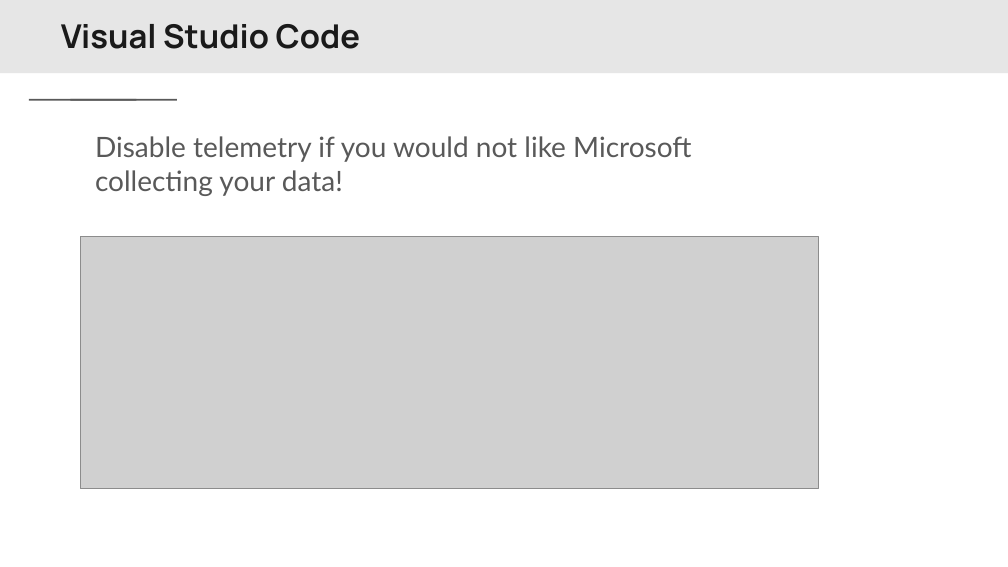
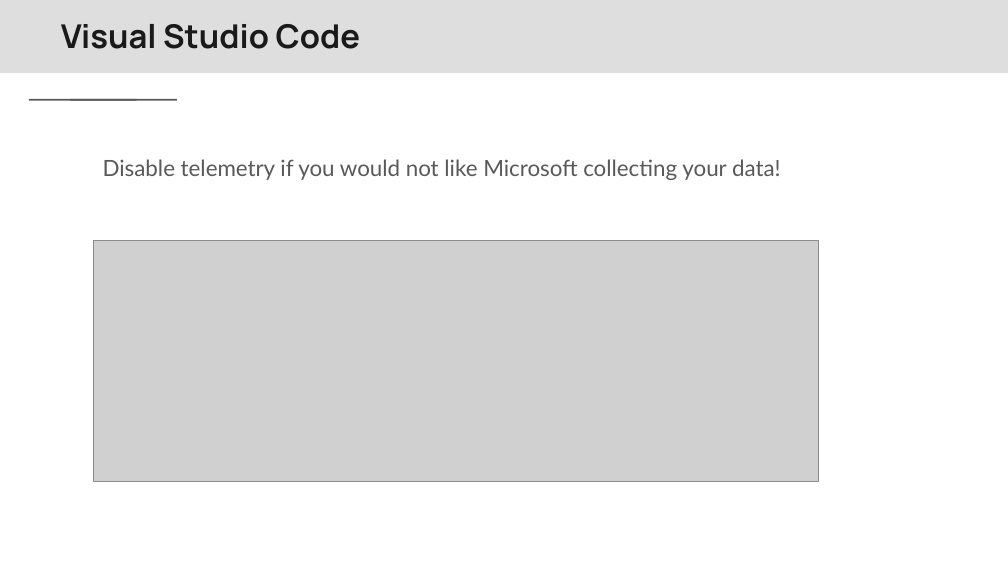
Before and after one commit to Center-for-Health-Data-Science/PythonTsunami, a slide deck: slide 3 of slides/Python Tsunami Local Installations vs code.pptx. Drawn at 1008x567 pixels with LibreOffice and Linux fonts; fonts in the diff are those of the drawing; grey boxes stand for pictures; background and template pictures are left out. Boxes give left, top, right and bottom in pixels: in the first picture for what was removed or moved away, otherwise in the second. Text is boxed around its words. In the diff, an @@ line names an element or a change of style, - is before the commit and + after.

```diff
--- a/slides/Python Tsunami Local Installations vs code.pptx
+++ b/slides/Python Tsunami Local Installations vs code.pptx
@@ text "Disable telemetry if you would ...": place and size @@
-text "Disable telemetry if you would ..." at bbox=[95, 136, 691, 196]
+text "Disable telemetry if you would ..." at bbox=[103, 159, 781, 180]
@@ text "Disable telemetry if you would ..." at bbox=[103, 159, 781, 180]: size 20 to 16 pt @@
@@ picture: place and size @@
-picture at bbox=[81, 237, 818, 489]
+picture at bbox=[94, 241, 818, 482]
```
Also in this commit, not shown: 10 other slides changed, 3 other files.
